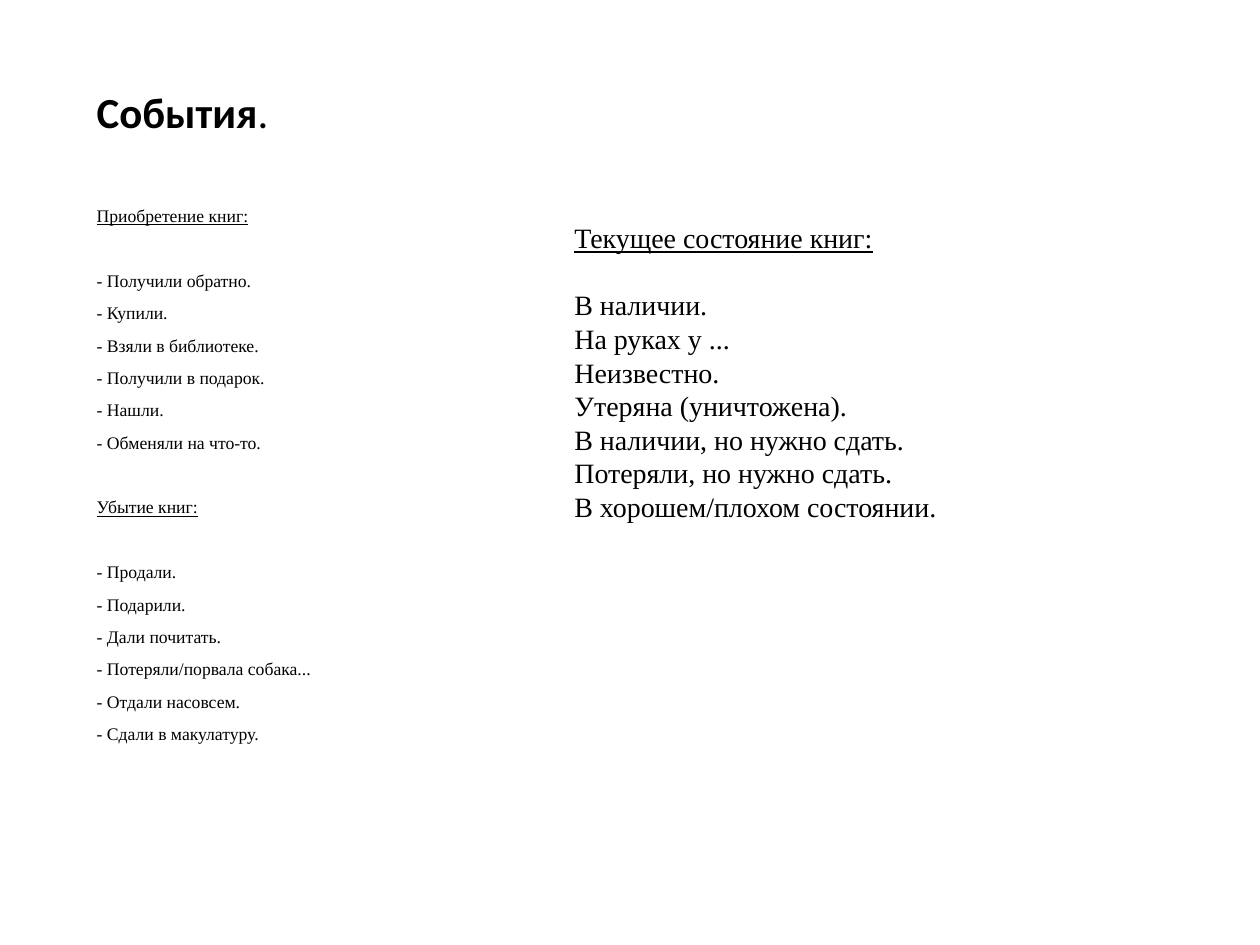
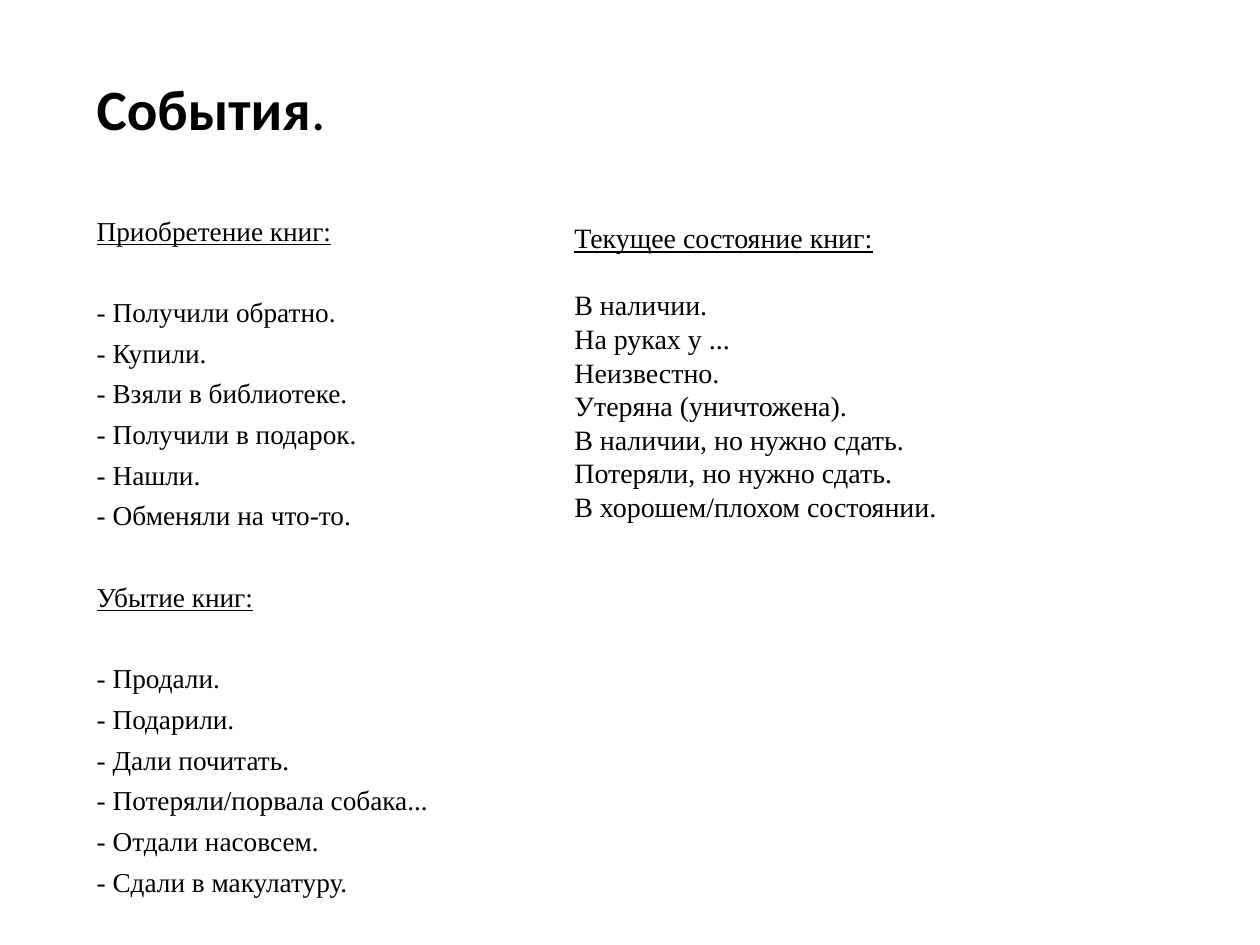
Before and after one commit to VividPhoenixGame/Kursovaya_Pungin, a slide deck: slide 5 of БД для домашней библиотеки1.pptx. Drawn at 1260x945 pixels with LibreOffice and Linux fonts; fonts in the diff are those of the drawing. Boxes give left, top, right and bottom in pixels: in the first picture for what was removed or moved away, otherwise in the second. Text is boxed around its words. In the diff, an @@ line names an element or a change of style, - is before the commit and + after.

```diff
--- a/БД для домашней библиотеки1.pptx
+++ b/БД для домашней библиотеки1.pptx
@@ text "События." at box(97, 90, 326, 131): size 24.5 to 32.6 pt; line spacing 1 to 0.9 @@
@@ text "Приобретение книг:" at box(97, 221, 428, 856): size 10.1 to 15.6 pt; line spacing 1 to 0.9 @@
```
Also in this commit, not shown: 5 other slides changed.
